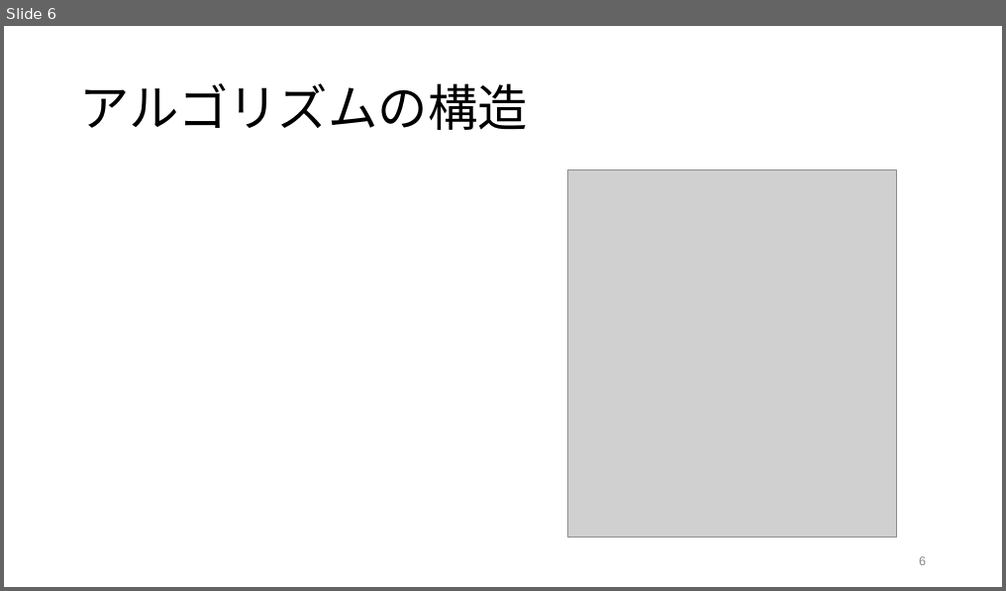
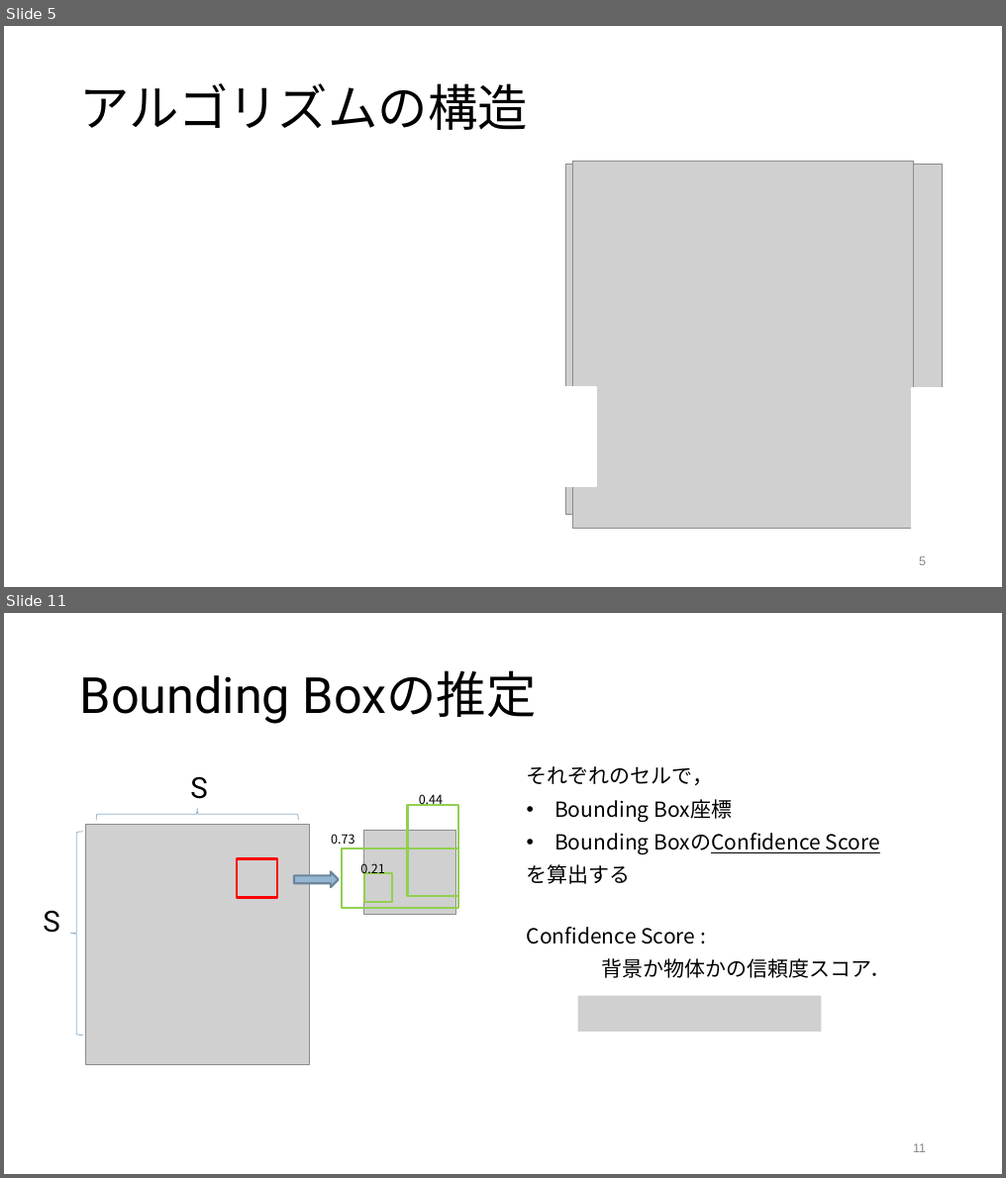
Before and after one commit to tackky/YOLO, a slide deck: yolo.pptx. Shown one above the other, each under a label of ours: slide 6 before the commit, slides 5 and 11 after it; the slides between them are not shown. The pictures are 1006x591 and 1006x1178 pixels, drawn with LibreOffice and Linux fonts; fonts in the diff are those of the drawing; grey boxes stand for pictures. Boxes give left, top, right and bottom in pixels: in the first picture for what was removed or moved away, otherwise in the second. Text is boxed around its words. In the diff, an @@ line names an element or a change of style, - is before the commit and + after.

```diff
--- a/yolo.pptx
+++ b/yolo.pptx
@@ slide 11 added at bbox=[4, 613, 1002, 1174], background #FFFFFF @@
@@ title added at bbox=[80, 670, 537, 724], 48 pt, text #000000 @@
+Bounding Boxの推定
@@ text added at bbox=[190, 776, 207, 799], 28 pt, text #000000 @@
+S
@@ text added at bbox=[527, 766, 713, 884], 20 pt, text #000000 @@
+それぞれのセルで，
+• Bounding Box座標
+• Bounding BoxのConfidence Score
+を算出する
@@ right brace added at bbox=[96, 808, 299, 821], outline #8FB2CF 0.75 pt @@
@@ rectangle added at bbox=[408, 805, 458, 896], outline #92D050 2 pt @@
@@ text added at bbox=[419, 794, 443, 806], 12 pt, text #000000 @@
+0.44
@@ right brace added at bbox=[70, 832, 82, 1035], outline #8FB2CF 0.75 pt @@
@@ picture added at bbox=[85, 824, 310, 1064] @@
@@ text added at bbox=[331, 834, 354, 844], 12 pt, text #000000 @@
+0.73
@@ rectangle added at bbox=[342, 849, 458, 909], outline #92D050 2 pt @@
@@ picture added at bbox=[363, 830, 455, 914] @@
@@ rectangle added at bbox=[237, 860, 277, 898], outline #FF0000 2 pt @@
@@ right arrow added at bbox=[294, 872, 339, 888], fill #94B6D2, outline #6D879B 2 pt @@
@@ text added at bbox=[360, 861, 384, 877], 12 pt, text #000000 @@
+0.21
@@ rectangle added at bbox=[364, 873, 392, 902], outline #92D050 2 pt @@
@@ text added at bbox=[43, 910, 59, 933], 28 pt, text #000000 @@
+S
@@ text added at bbox=[527, 927, 890, 978], 20 pt, text #000000 @@
+Confidence Score :
+背景か物体かの信頼度スコア．
@@ picture added at bbox=[578, 995, 822, 1032] @@
@@ page number added at bbox=[913, 1144, 926, 1153], 12 pt, text #888888 @@
+11
@@ what was slide 6 is now slide 5 @@
@@ slide 5 changed as well @@
@@ picture added at bbox=[565, 165, 943, 514] @@
@@ picture: place and size @@
-picture at bbox=[567, 170, 896, 537]
+picture at bbox=[572, 161, 914, 528]
@@ rectangle added at bbox=[539, 386, 595, 486], fill #FFFFFF, outline #FFFFFF 2 pt @@
@@ rectangle added at bbox=[912, 388, 955, 486], fill #FFFFFF, outline #FFFFFF 2 pt @@
@@ rectangle added at bbox=[912, 429, 969, 528], fill #FFFFFF, outline #FFFFFF 2 pt @@
```
Also in this commit, not shown: 6 other slides changed, 10 other slides added, 2 slides removed, 1 other file.
